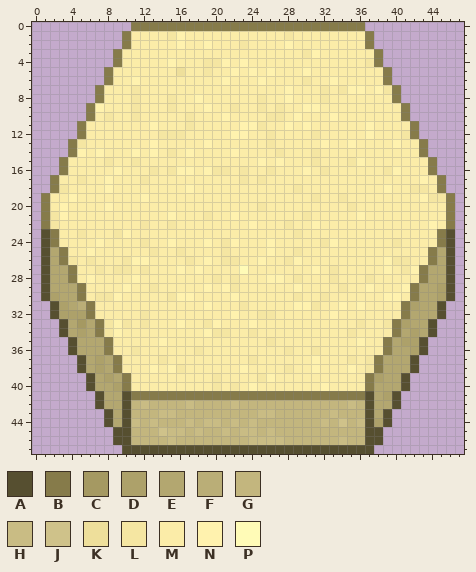
File history of a pixel-art sprite, android/assets/sprites/sand_tile.png. The first picture shows the starting point.
The file is 48x48 pixels. Pixels under 10% opacity are left out. Colours within 5 levels of each other are drawn and written as one.
Palette (. is transparent): A #564f30  B #867b4a  C #a59962  D #ada16a  E #b3a770  F #baae77  G #c3b67e  H #c9bc84  J #cfc28a  K #eedf9b  L #f5e6a2  M #fbeca8  N #fff2ae  P #fffbb7
Pixels before, first column x 1:
 0 ..........BBBBBBBBBBBBBBBBBBBBBBBBBB..........
 1 .........BMMMMLNMMMMMMMMMMMLMMMMMMMMB.........
 2 .........BMMMMMNMMNMMMLMMMMNMMMMMMMMB.........
 3 ........BMMMMMMMMMMMMMMMMMMMMLNMMMMMMB........
 4 ........BMMMMMNMMMLLNMNMMMMMMMMMMMMMLB........
 5 .......BMMMMMMMKMMLMMNMNMNMMMNMMMMMMMMB.......
 6 .......BMMNMMMMMMMMMNMMMNMMMMLMMNMMMMMB.......
 7 ......BMMMLMMMMMMMMMMMMMMMMNMMMLMLNNMNLB......
 8 ......BMMMLMMMLMMNMMMMMMLMMNMMMLMMMMMMMB......
 9 .....BNMMMLMMMLMMMNMMLMMLMLMMNNMMMMMMMMMB.....
10 .....BMLMMLMMMMMLMMMNMMMMLLMNMMMNMMMMMMMB.....
11 ....BMMMMMMMNMMMLMMMMMNNLMMNMNMMMMMMNMMMMB....
12 ....BMMMMMMMMLLLMMMMMNNMMLMMMMLMMMMMNMMMLB....
13 ...BLMMMMMMMNMMMMMNMMMMMMLMMMMMNMMNMMMMNMMB...
14 ...BNMNMMMNMNMLMNMMMMNMMMMLMMMLMMMMMMMMMMMB...
15 ..BMMMMLMMLMMMMMMMMMMMMMNMNMMMLMMMLNMMMMMMMB..
16 ..BMMMMMNMMMLMLNNMNLLMLMMLMMMNMLMMMMMMLNMMMB..
17 .BMMLMMNMMMLMMMMMMMMMMLMLMMMMMMMMMMMMMMMMMNMB.
18 .BLMMMMNMMMMMMMMNMMMMMMMMMMMLMMMMMMMMMNMMLLMB.
19 BMMNMMMMMMMNMMMMMMMMMMMMMMMMMMLMMLMMMMMMMMNLLB
20 BMNMMMMNMMMMMMMMMMMMMMMMLMMMMMMMMMLMMMMMMMMMMB
21 BLNMMMMMMMMMMMNMMMLMMNMMMMMMMLMMMMMNMMMMMMMMMB
22 BLMMMMMMMMMLMMLMMMMMMMMNMMMLMMNMMMMMMMMMMMMNMB
23 ABMMLMMMLNMMMMMMMMMMMMMMMMMMLMMMMMMMMMMMMMMMBA
24 ABMMMMNMMMMLMMNMMMNMLNMMMNMMMMMLNMMMMMMLMMMMBA
25 AEBMMNMMMMMMLMMLMMMMLMMMMNMMLMMMMMMMMMMMMMMBEA
26 AEBLMLMMMLNNMMMMLMNMLLMMNMMLNMMMMMMMMMNLLMMBEA
27 AEEBMMLMLLMLMMMNMNMMMMPMMMMMMMNMLMMMMMNMLNBEEA
28 AEEBMNMMMMNMMMMMMMMLMLMMMNNMLMMMLMMMLMMMMMBEEA
29 AEEEBMMMMNMMLMMMMMNMNLMMMMMMNMMMMLMMNMMMNBEEDA
30 ADEEBMLLNMMMMMLNNMMMMNMMMMMMLMMLMMMMMMNNMBEEDA
31 .ADEFBMMMMMMMMMMMMNMMMLMMMMMNNLMMNMNMMMMBDEEA.
32 .ADDDBMMMMMLMMMMMMMMMNMMLLMMMMMMNMMMMMMMBEEEA.
33 ..AECEBLNLMLMMMNMMLNMMMNMMMMMMMMMMMLMMLBDEEA..
34 ..AEDEBLNMMMMMMMMMNLLMMLMMMMMMMMMMLMMMMBEDEA..
35 ...AEEEBMMMMMNMMMMMMMMMMMLMMMMMMMMMNMMBEDDA...
36 ...AEEEBMMLMMMMMMLMMMMMMMMMLMMLMMMMMMMBEEDA...
37 ....AEDEBMMMMLMMMMMMMMMLMMMMMMNMMMLMLBEEEA....
38 ....AEDEBMMMNMNLMMMMMMNMMMMLMMNMMMNMLBEEEA....
39 .....AEDEBMMMMMMMMMLMMMMLNMMMMMMMMMMBDEEA.....
40 .....AEEDBMMMMMMMMMLMLMNMMMMMMMNMMMMBEEEA.....
41 ......AEEABBBBBBBBBBBBBBBBBBBBBBBBBBAEDA......
42 ......AEEAGHGGGGHGGGGHGGGGGGGGGGGGHGAEEA......
43 .......AEAGGGHHGGGGGGGGGHHGGGGGGHGGGAEA.......
44 .......AEAHGHGGGHGHHGHGHGGGGGGGHGJGHADA.......
45 ........AAGGGJHHGHGGHGHHGHGGGGGGGGGGAA........
46 ........AAGGGGHGGGGGGGGHHHHGGGGGGHGGAA........
47 .........AAAAAAAAAAAAAAAAAAAAAAAAAAAA.........
After:
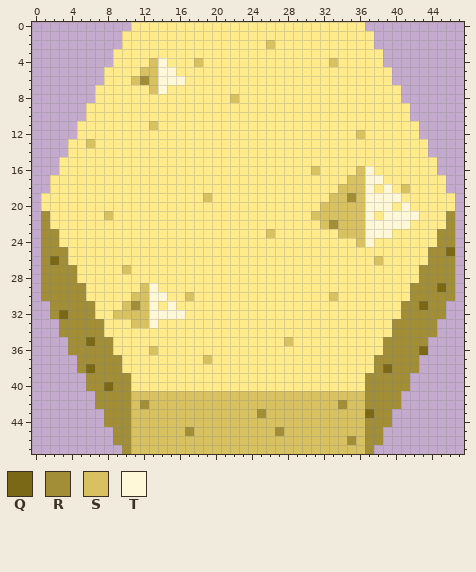
Colours new in this view: Q #7a6817  R #a18e37  S #d7c160  T #fff8d8
Difference:
colour M: #fbeca8 -> #ffea8c
Changed rows in their new state; - is a pixel that keeps its letter.
first column x 1:
 0 ----------MMMMMMMMMMMMMMMMMMMMMMMMMM----------
 1 ---------M----MM-----------M--------M---------
 2 ---------M-----M--M---M--S-M--------M---------
 3 --------M--------------------MM------M--------
 4 --------M---STM--SMMM-M---------S---MM--------
 5 -------M---SSTTM--M--M-M-M---M--------M-------
 6 -------M--SRSTTT----M---M----M--M-----M-------
 7 ------M---M-ST-------------M---M-MMM-MMM------
 8 ------M---M---M--M---S--M--M---M-------M------
 9 -----MM---M---M---M--M--M-M--MM---------M-----
10 -----M-M--M-----M---M----MM-M---M-------M-----
11 ----M-------S---M-----MMM--M-M------M----M----
12 ----M--------MMM-----MM--M----M----SM---MM----
13 ---MMS------M-----M------M-----M--M----M--M---
14 ---MM-M---M-M-M-M----M----M---M-----------M---
15 --M----M--M-------------M-M---M---MM-------M--
16 --M-----M---M-MMM-MMM-M--M---MSM---ST-MM---M--
17 -M--M--M---M----------M-M---------SSTT----M-M-
18 -MM----M--------M-----------M----SSST-T-SMM-M-
19 M--M-------M------S-----------M-SSRSTTTT--MMMM
20 M-M----M----------------M------SSSSSTTT-T----M
21 RMM----S------M---M--M-------MSSSSSST-TTTT---R
22 RM---------M--M--------M---M--MSRSSSTTTTT--M-R
23 RR--M---MM---------------S--M----SSSTTT-----RR
24 RR----M----M--M---M-MM---M-----MM--ST--M----RR
25 RRR--M------M--M----M----M--M--------------RRQ
26 RQRM-M---MMM----M-M-MM--M--MM--------SMMM--RRR
27 RRRR--M-MS-M---M-M----M-------M-M-----M-MMRRRR
28 RRRR-M----M--------M-M---MM-M---M---M-----RRRR
29 RRRRR----M-ST-----M-MM------M----M--M---MRRRQR
30 RRRRR-MMM-SSTTMMS----M------M--MS-----MM-RRRRR
31 -RRRRR---SRST-T---M---M-----MMM--M-M----RRQRR-
32 -RQRRR--SSSSTTTT-----M--MM------M-------RRRRR-
33 --RRRRRMMMSST--M--MM---M-----------M--MRRRRR--
34 --RRRRRMM---------MMM--M----------M----RRRRR--
35 ---RRQRR-----M-----------M-S-------M--RRRRR---
36 ---RRRRR--M-S----M---------M--M-------RRRRQ---
37 ----RRRRR----M----S----M------M---M-MRRRRR----
38 ----RQRRR---M-MM------M----M--M---M-MRQRRR----
39 -----RRRRR---------M----MM----------RRRRR-----
40 -----RRQRR---------M-M-M-------M----RRRRR-----
41 ------RRRRSSSSSSSSSSSSSSSSSSSSSSSSSSRRRR------
42 ------RRRRSRSSSSSSSSSSSSSSSSSSSSSRSSRRRR------
43 -------RRRSSSSSSSSSSSSSSRSSSSSSSSSSSQRR-------
44 -------RRRSSSSSSSSSSSSSSSSSSSSSSSSSSRRR-------
45 --------RRSSSSSSRSSSSSSSSSRSSSSSSSSSRR--------
46 --------RRSSSSSSSSSSSSSSSSSSSSSSSSRSRR--------
47 ---------RSSSSSSSSSSSSSSSSSSSSSSSSSSR---------
